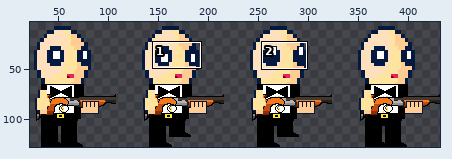
Sprite sheet, stored at assets/playerJump3.png. The first picture is a wide view before the edit; the outline marks the close-up.
Close-up. Before the commit:
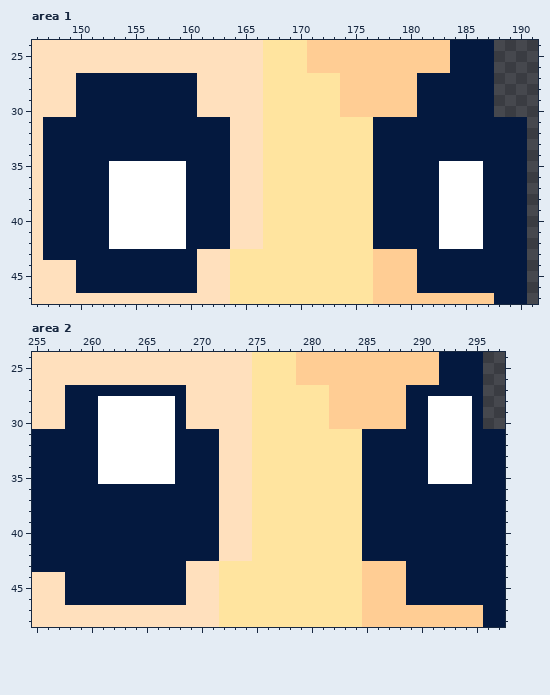
The file is 432x128 pixels. Colours within 5 levels of each other are drawn and written as one. Shown: area 1: x 146..191, y 24..47; area 2: x 255..297, y 24..48. The wide view leaves out empty margins. The commit also changed other parts of the picture, which this record leaves out.
The same view after the edit:
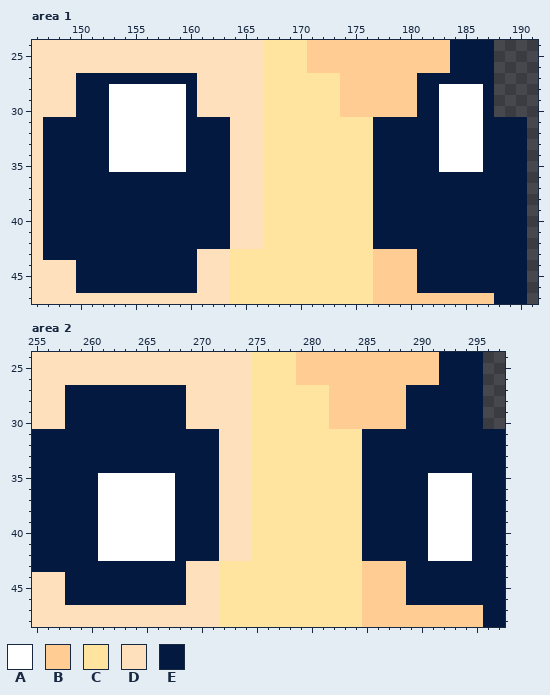
Palette (. is transparent): A #ffffff  B #ffcd94  C #ffe49f  D #ffe0bd  E #04193f
What changed:
Area 1:
Colour E gives way to colour A in rows 28 to 34 at x 153 to 159 and 183 to 186.
Colour A gives way to colour E in rows 36 to 42 at x 153 to 159 and 183 to 186.
Area 2:
Colour E gives way to colour A in rows 36 to 42 at x 261 to 267 and 291 to 294.
Colour A gives way to colour E in rows 28 to 34 at x 261 to 267 and 291 to 294.
Where, in picture pixels (left, top, right, bottom), the same in both close-ups:
changed: (109, 84, 186, 249)
changed: (439, 84, 483, 249)
changed: (98, 396, 175, 561)
changed: (428, 396, 472, 561)
